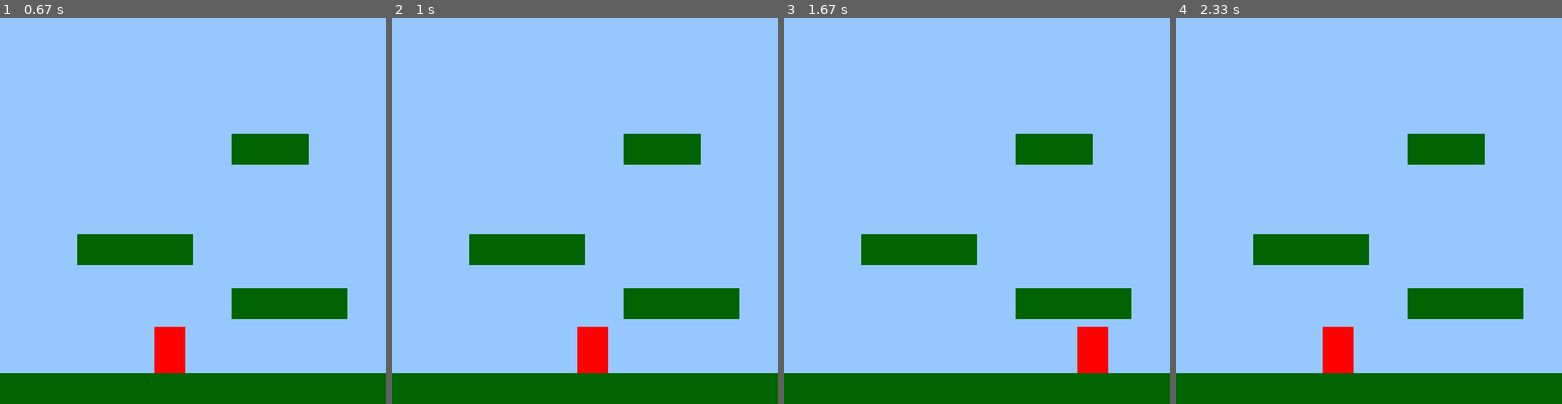
Above: before the commit, frames 1-4 (left to right).
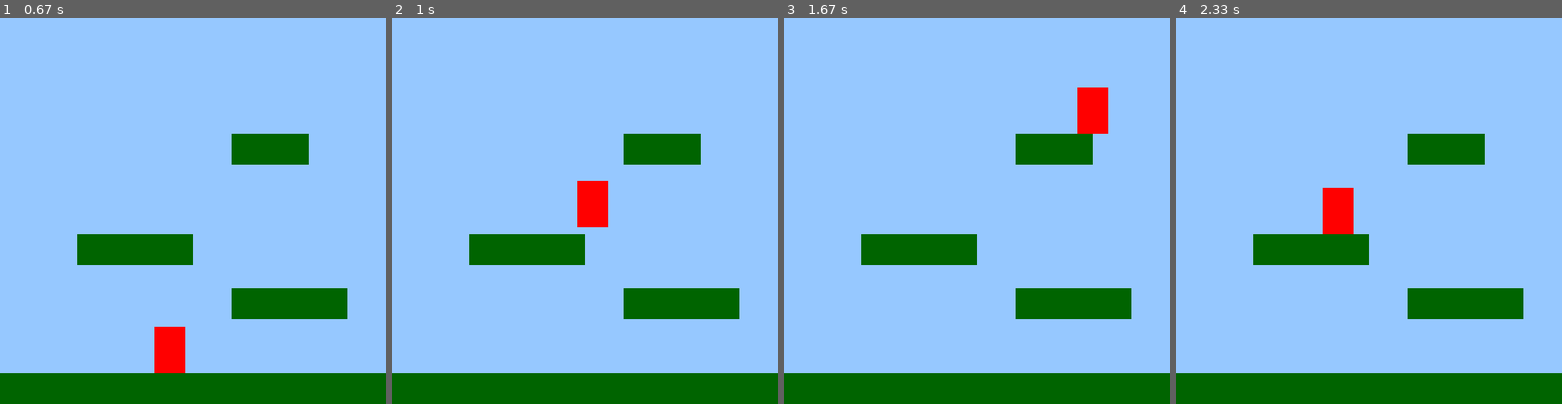
Above: after the commit, the same moments.

Repository: rasmusgraver/IT2_pensum_2025
Game: pygame game, started from Kap 4 PyGame/Mario/mario1.py
Two runs of this game, one before a commit and one after it. Both use one fixed random seed, a clock stepped at 60 frames per second and the inputs below.
Inputs:
- Up to frame 1 (0.67 s): hold Right from 0.33 s (still down)
- Up to frame 2 (1 s): release Right at 0.8 s; hold Up from 0.83 s (still down)
- Up to frame 3 (1.67 s): release Up at 1.13 s; hold Right 1.17-1.63 s
- Up to frame 4 (2.33 s): hold Left 1.67-2.2 s; hold Left from 2.23 s (still down)

Frame 1 is identical in both runs. In frame 2, 1.9% of the frame differs, in the area x 48-56%, y 42-92%; in frame 3, 1.9%; in frame 4, 1.9%.

Commit message:
Update mario1.py

Diff:
--- a/Kap 4 PyGame/Mario/mario1.py
+++ b/Kap 4 PyGame/Mario/mario1.py
@@ -6,25 +6,43 @@
 vindu = pg.display.set_mode([VINDU_BREDDE, VINDU_HOYDE])
 clock = pg.time.Clock()
 
-plattfomer = []
+plattformer = []
 # Legg til 3 plattformer:
-plattfomer.append(  pg.Rect(300, 150, 100, 40)  )
-plattfomer.append(  pg.Rect(100, 280, 150, 40)  )
-plattfomer.append(  pg.Rect(300, 350, 150, 40)  )
+plattformer.append(  pg.Rect(300, 150, 100, 40)  )
+plattformer.append(  pg.Rect(100, 280, 150, 40)  )
+plattformer.append(  pg.Rect(300, 350, 150, 40)  )
 
 # Mario klassen:
 class Mario:
 
     def __init__(self, x, y) -> None:
-        self.rect = pg.Rect(x, y, 40, 60)
+        self.rect:pg.Rect = pg.Rect(x, y, 40, 60)
         # Flytt Mario opp, så han kommer på bakken:
         self.rect.bottom = y
+        self.vy = 0
 
     def oppdater(self, keys):
         if keys[pg.K_LEFT]:
             self.rect.x -= 5
         if keys[pg.K_RIGHT]:
             self.rect.x += 5
+        if keys[pg.K_UP]:
+            self.vy = -10
+        # La tyngdekraften jobbe:
+        self.vy += 1
+        # Flytt i y-retning med vy fart:
+        self.rect.y += self.vy
+        # Treffer bakken:
+        if self.rect.bottom > BAKKEN:
+           self.rect.bottom = BAKKEN
+           self.vy = 0
+
+    def plattformKollisjon(self, plattformer:list[pg.Rect]):
+        for p in plattformer:
+            if self.rect.colliderect(p):
+                # Dytt Mario opp på plattformen:
+                self.rect.bottom = p.top
+                self.vy = 0
 
 
     def tegn(self, vindu):
@@ -47,12 +65,13 @@
     pg.draw.rect(vindu, GREEN_DARK, (0, BAKKEN, VINDU_BREDDE, (VINDU_HOYDE-BAKKEN) ) )
 
     # Tegn plattformer:
-    for p in plattfomer:
+    for p in plattformer:
         pg.draw.rect(vindu, GREEN_DARK, p)
 
     # Flytt Mario:
     keys = pg.key.get_pressed()
     mario.oppdater(keys)
+    mario.plattformKollisjon(plattformer)
 
     # Tegn Mario:
     mario.tegn(vindu)
@@ -61,4 +80,8 @@
     pg.display.flip()
     clock.tick(FPS)
 
+
+
+
+
 pg.quit()
